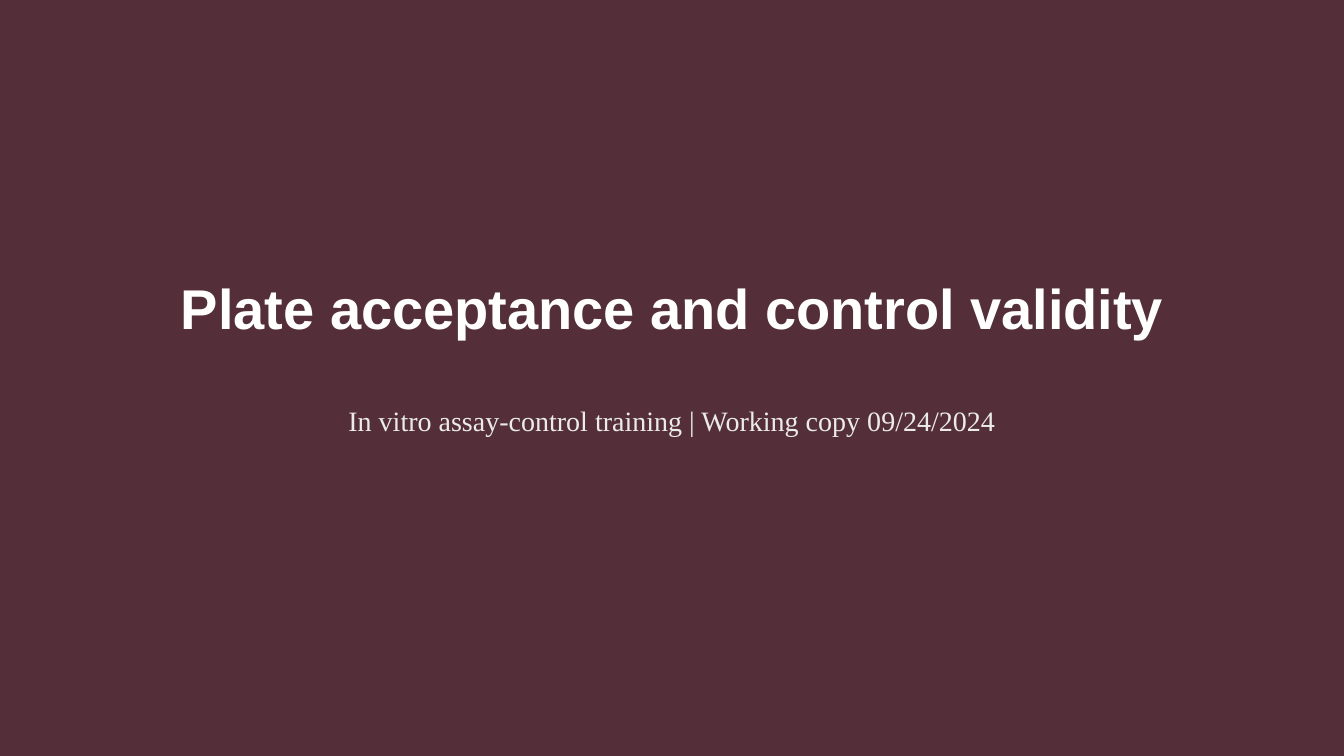
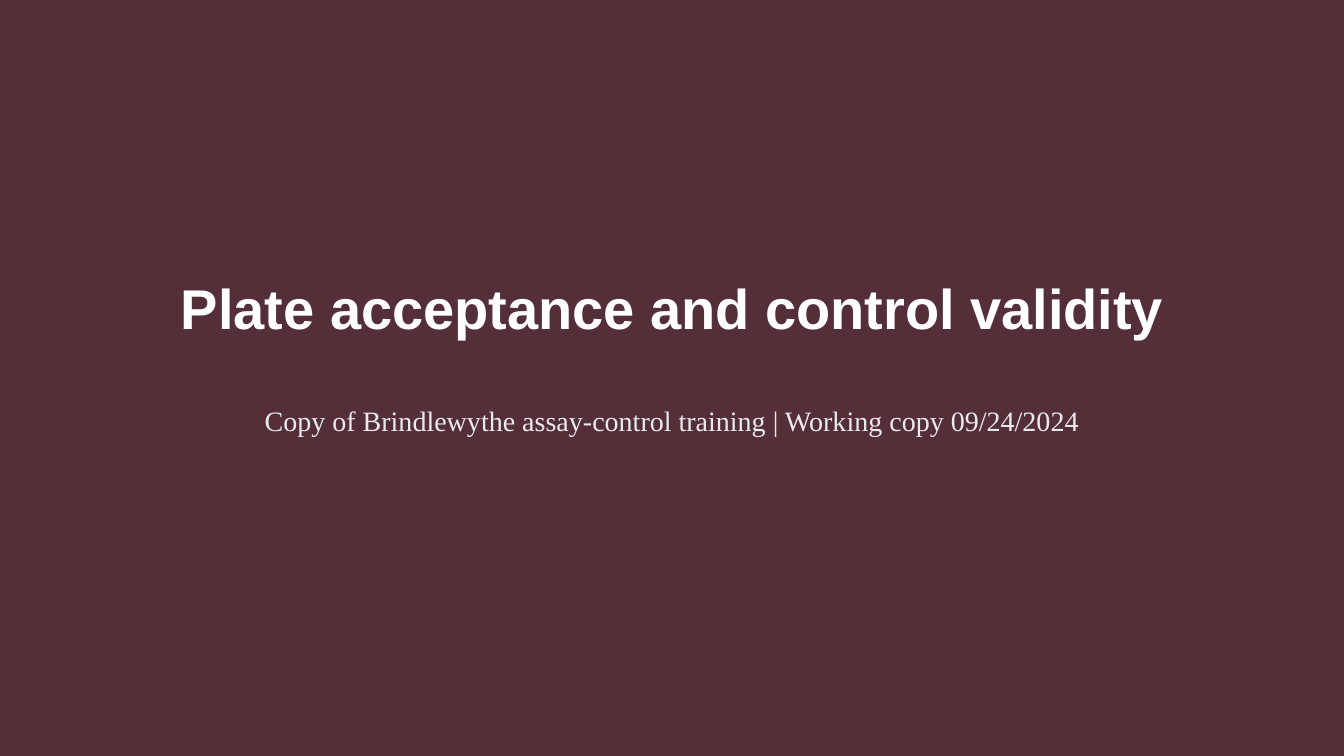
Before and after one commit to 60xAI/portco-mock-dataset, a slide deck: slide 1 of output/heldback_firm_G/OsterquillData/Marketing/Working_Copies/2024/Copy of Plate_Acceptance_092424 (2).pptx. Drawn at 1344x756 pixels with LibreOffice and Linux fonts; fonts in the diff are those of the drawing. Boxes give left, top, right and bottom in pixels: in the first picture for what was removed or moved away, otherwise in the second. Text is boxed around its words. In the diff, an @@ line names an element or a change of style, - is before the commit and + after.

```diff
--- a/output/heldback_firm_G/OsterquillData/Marketing/Working_Copies/2024/Copy of Plate_Acceptance_092424 (2).pptx
+++ b/output/heldback_firm_G/OsterquillData/Marketing/Working_Copies/2024/Copy of Plate_Acceptance_092424 (2).pptx
@@ subtitle at box(265, 411, 1079, 436): text changed @@
-In vitro assay-control training | Working copy 09/24/2024
+Copy of Brindlewythe assay-control training | Working copy 09/24/2024
```
Also in this commit, not shown: 4 other slides changed, 1 other file.
